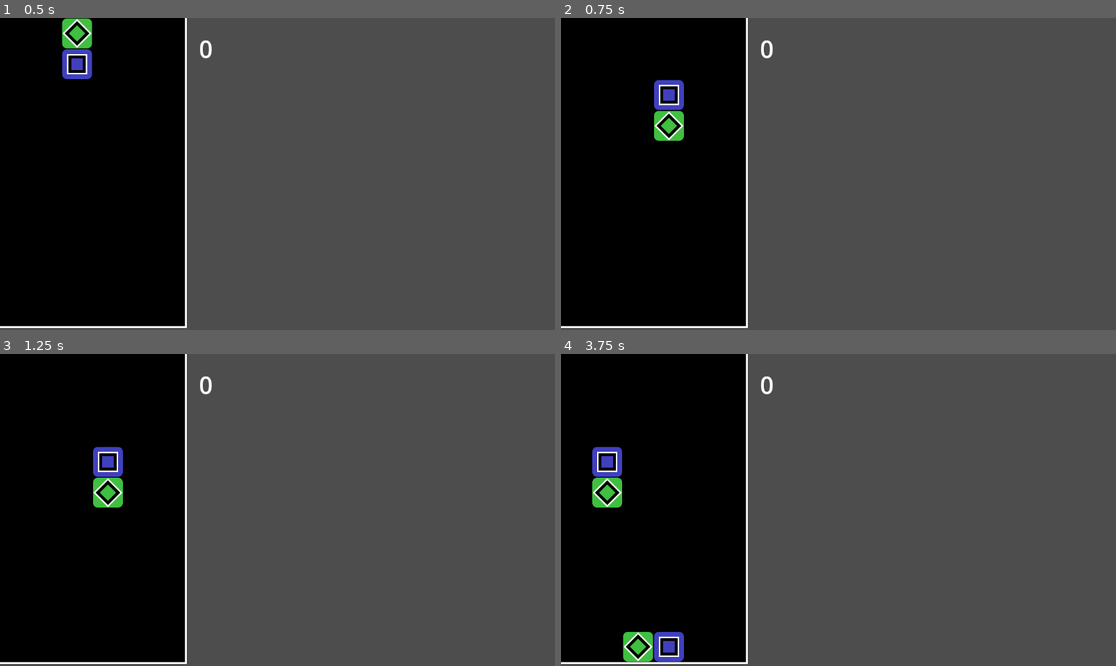
Above: before the commit, frames 1-4 (two rows, left to right).
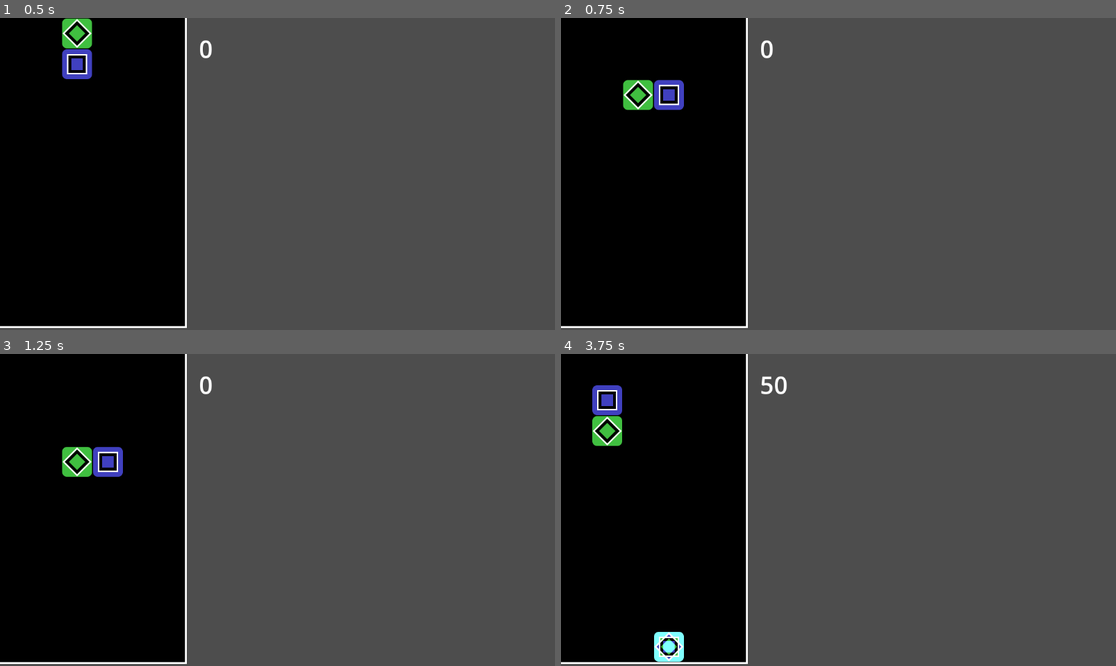
Above: after the commit, the same moments.

Repository: liabilityluke/FBGJ2025
Game: Godot game, scene res://board.tscn
Two runs of this game, one before a commit and one after it. Both use one fixed random seed, a clock stepped at 60 frames per second and the inputs below.
Inputs:
- Up to frame 1 (0.5 s): no input
- Up to frame 2 (0.75 s): tap Enter (ui_accept) at 0.5 s; hold Right (ui_right) from 0.53 s (still down); hold Enter (ui_accept) from 0.53 s (still down)
- Up to frame 3 (1.25 s): keep holding Right (ui_right); keep holding Enter (ui_accept)
- Up to frame 4 (3.75 s): release Right (ui_right) at 1.28 s; release Enter (ui_accept) at 1.28 s; hold Down (ui_down) 1.28-2.03 s; tap Enter (ui_accept) at 1.35, 1.52, 1.82, 2.85, 3.02, 3.32 s; hold Enter (ui_accept) 2.03-2.78 s; hold Right (ui_right) 2.03-3.53 s; hold Left (ui_left) from 3.53 s (still down); hold Enter (ui_accept) from 3.53 s (still down)

Frame 1 is identical in both runs. In frame 2, 0.9% of the frame differs, in the area x 11-23%, y 19-40%; in frame 3, 0.9%; in frame 4, 2.7%, in the area x 5-41%, y 7-99%.

Commit message:
add arcade machine model

Diff:
--- a/board.gd
+++ b/board.gd
@@ -85,9 +85,41 @@
 	drop_timer.one_shot = true
 	drop_timer.timeout.connect(_on_drop_timer_timeout)
 
-func _input(event: InputEvent) -> void:
+#func _input(event: InputEvent) -> void:
+	#if seed_block != null and stem_block != null :
+		#if event.is_action_pressed("ui_left") :
+			#var new_seed_location = seed_block.location + Vector2i(-1, 0)
+			#var new_stem_location = stem_block.location + Vector2i(-1, 0)
+			#if is_valid_move(new_seed_location) and is_valid_move(new_stem_location) :
+				#if rotation_state != 3 :
+					#move_block(seed_block, new_seed_location)
+					#move_block(stem_block, new_stem_location)
+				#else :
+					#move_block(stem_block, new_stem_location)
+					#move_block(seed_block, new_seed_location)
+		#elif event.is_action_pressed("ui_right") :
+			#var new_seed_location = seed_block.location + Vector2i(1, 0)
+			#var new_stem_location = stem_block.location + Vector2i(1, 0)
+			#if is_valid_move(new_seed_location) and is_valid_move(new_stem_location) :
+				#if rotation_state != 1 :
+					#move_block(seed_block, new_seed_location)
+					#move_block(stem_block, new_stem_location)
+				#else :
+					#move_block(stem_block, new_stem_location)
+					#move_block(seed_block, new_seed_location)
+		#elif event.is_action_pressed("ui_accept") :
+			#rotate_falling_blocks(false)
+		#elif event.is_action_pressed("ui_cancel") :
+			#rotate_falling_blocks(true)
+		#elif event.is_action_pressed("ui_down") :
+			#_on_gravity_timer_timeout()
+			#gravity_timer.wait_time = 0.1
+			#gravity_timer.start()
+			#fast_dropping = true
+
+func _process(_delta: float) -> void:
 	if seed_block != null and stem_block != null :
-		if event.is_action_pressed("ui_left") :
+		if Input.is_action_just_pressed("ui_left") :
 			var new_seed_location = seed_block.location + Vector2i(-1, 0)
 			var new_stem_location = stem_block.location + Vector2i(-1, 0)
 			if is_valid_move(new_seed_location) and is_valid_move(new_stem_location) :
@@ -97,7 +129,7 @@
 				else :
 					move_block(stem_block, new_stem_location)
 					move_block(seed_block, new_seed_location)
-		elif event.is_action_pressed("ui_right") :
+		elif Input.is_action_just_pressed("ui_right") :
 			var new_seed_location = seed_block.location + Vector2i(1, 0)
 			var new_stem_location = stem_block.location + Vector2i(1, 0)
 			if is_valid_move(new_seed_location) and is_valid_move(new_stem_location) :
@@ -107,17 +139,17 @@
 				else :
 					move_block(stem_block, new_stem_location)
 					move_block(seed_block, new_seed_location)
-		elif event.is_action_pressed("ui_accept") :
+		elif Input.is_action_just_pressed("ui_accept") :
 			rotate_falling_blocks(false)
-		elif event.is_action_pressed("ui_cancel") :
+		elif Input.is_action_just_pressed("ui_cancel") :
 			rotate_falling_blocks(true)
-		elif event.is_action_pressed("ui_down") :
+		elif Input.is_action_just_pressed("ui_down") :
 			_on_gravity_timer_timeout()
 			gravity_timer.wait_time = 0.1
 			gravity_timer.start()
 			fast_dropping = true
 
-func _process(_delta: float) -> void:
+
 	if !Input.is_action_pressed("ui_down") and fast_dropping :
 		fast_dropping = false
 		gravity_timer.wait_time = gravity_time
--- /dev/null
+++ b/cabinet.tscn
@@ -0,0 +1,36 @@
+[gd_scene load_steps=6 format=3 uid="uid://byy7lkdp7264m"]
+
+[ext_resource type="PackedScene" uid="uid://dxrv0s0i2eppq" path="res://assets/cabinet/cabinet(1).glb" id="1_ei0b6"]
+[ext_resource type="PackedScene" uid="uid://b0an7k5opwfit" path="res://screen.tscn" id="2_nb64c"]
+
+[sub_resource type="ViewportTexture" id="ViewportTexture_nb64c"]
+viewport_path = NodePath("SubViewport")
+
+[sub_resource type="StandardMaterial3D" id="StandardMaterial3D_pkbbd"]
+resource_local_to_scene = true
+shading_mode = 0
+albedo_texture = SubResource("ViewportTexture_nb64c")
+
+[sub_resource type="PlaneMesh" id="PlaneMesh_ei0b6"]
+size = Vector2(2, 1)
+orientation = 2
+
+[node name="Node3D" type="Node3D"]
+
+[node name="Camera3D" type="Camera3D" parent="."]
+transform = Transform3D(-1, 0, -8.74228e-08, -1.08041e-08, 0.992334, 0.123584, 8.67526e-08, 0.123584, -0.992334, 0, 3.41295, -2.44604)
+
+[node name="cabinet(1)" parent="." instance=ExtResource("1_ei0b6")]
+
+[node name="MeshInstance3D" type="MeshInstance3D" parent="."]
+transform = Transform3D(-1, 0, -8.74228e-08, 0, 1, 0, 8.74228e-08, 0, -1, 0, 3.26702, -1.07697)
+material_override = SubResource("StandardMaterial3D_pkbbd")
+mesh = SubResource("PlaneMesh_ei0b6")
+
+[node name="SubViewport" type="SubViewport" parent="."]
+size = Vector2i(1152, 648)
+
+[node name="Camera2D" type="Camera2D" parent="SubViewport"]
+anchor_mode = 0
+
+[node name="Node2D" parent="SubViewport/Camera2D" instance=ExtResource("2_nb64c")]
--- a/objectives.gd
+++ b/objectives.gd
@@ -27,11 +27,10 @@
 	objective_array.append(Objective.new(30, "Clear at least 6 blocks in a chain!", func(test_function) : return test_function["total_popped"] >= 6))
 	objective_array.append(Objective.new(30, "Merge 2 blocks in a chain!", func(test_function) : return test_function["blocks_merged"] >= 2))
 	objective_array.append(Objective.new(60, "Make a 3 chain!", func(test_function) : return test_function["chain_length"] >= 3))
-	objective_array.append(Objective.new(45, "Merge twice and clear 4 blocks in a single chain!", func(test_function) : return (test_function["total_popped"] >= 4 and test_function["blocks_merged"] >= 2)))
+	objective_array.append(Objective.new(70, "Merge twice and clear 4 blocks in a single chain!", func(test_function) : return (test_function["total_popped"] >= 4 and test_function["blocks_merged"] >= 2)))
 
 
 	text = objective_array[0].text
-
 	$ObjectiveTimer.start_timer(objective_array[0].time)
 
 
--- a/screen.tscn
+++ b/screen.tscn
@@ -7,7 +7,7 @@
 [node name="Node2D" type="Node2D"]
 
 [node name="Board" parent="." instance=ExtResource("1_vouji")]
-position = Vector2(406, 7)
+position = Vector2(406, 4)
 
 [node name="Objectives" type="RichTextLabel" parent="."]
 offset_left = 108.0
Binary file added: assets/cabinet/cabinet(1).glb
Not shown, added: assets/cabinet/cabinet(1).glb.import
Binary file added: assets/cabinet/cabinet(1)_arcade_2(editado).png
Not shown, added: assets/cabinet/cabinet(1)_arcade_2(editado).png.import
Binary file added: assets/cabinet/cabinet(1)_cab_bezel.png
Not shown, added: assets/cabinet/cabinet(1)_cab_bezel.png.import
Binary file added: assets/cabinet/cabinet(1)_cab_bezel_6.png
Not shown, added: assets/cabinet/cabinet(1)_cab_bezel_6.png.import
Binary file added: assets/cabinet/cabinet(1)_cab_controls.png
Not shown, added: assets/cabinet/cabinet(1)_cab_controls.png.import
Binary file added: assets/cabinet/cabinet(1)_cab_marquee.png
Not shown, added: assets/cabinet/cabinet(1)_cab_marquee.png.import
(and 4 more such lines)
